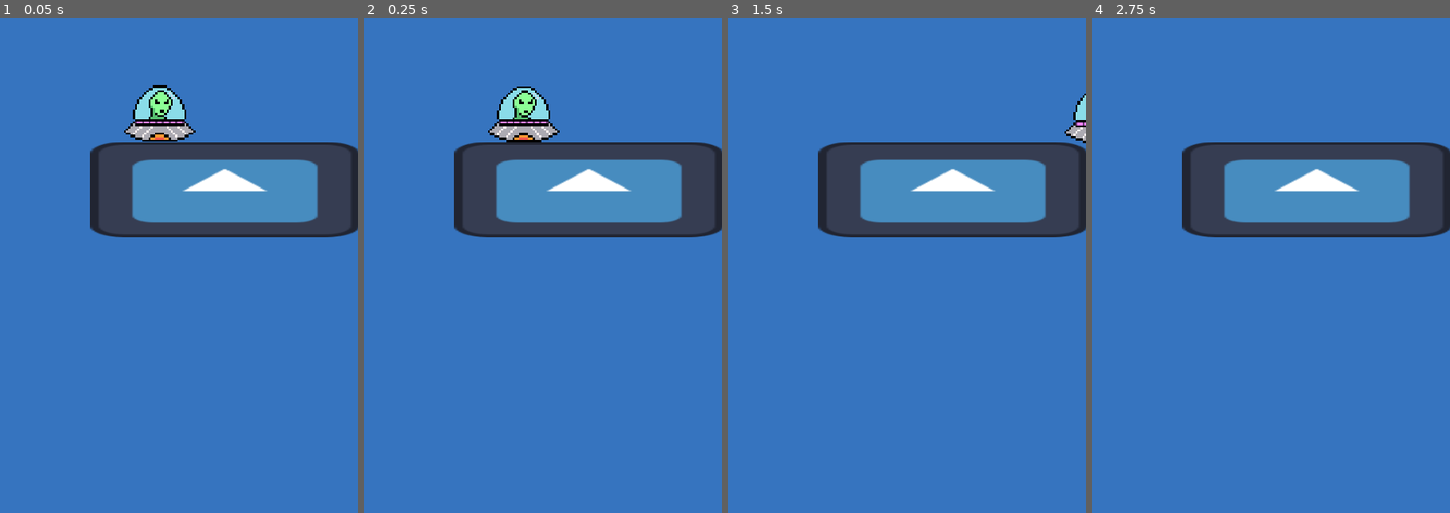
Above: before the commit, frames 1-4 (left to right).
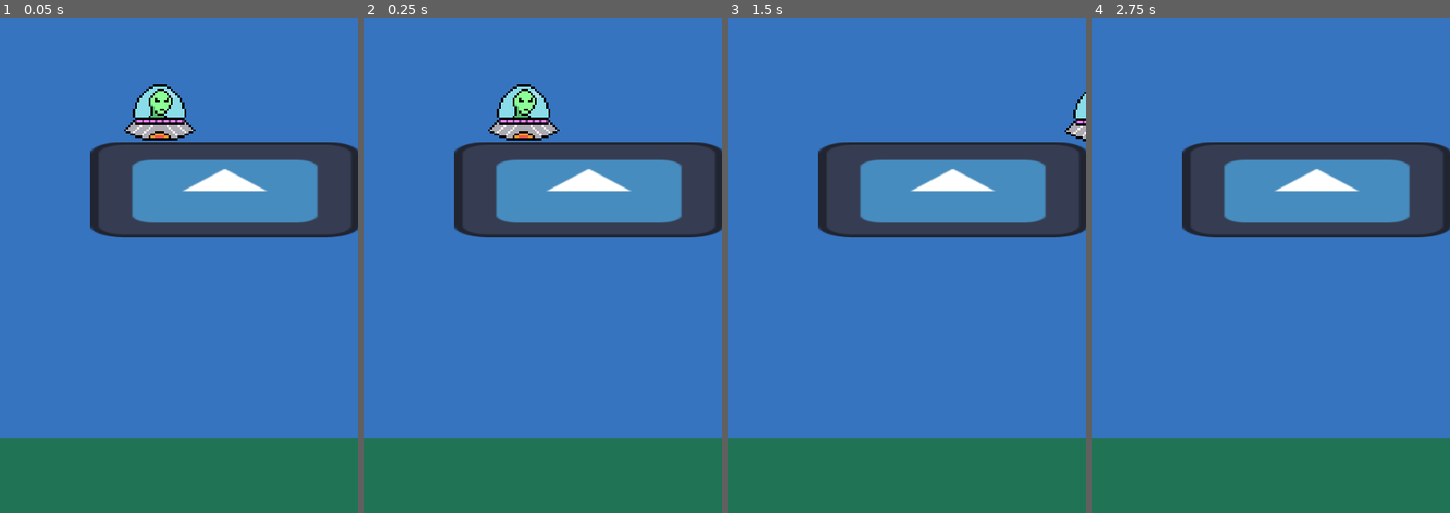
Above: after the commit, the same moments.

Repository: mcneiljv/bellas-day-out
Game: Godot game, scene res://player.tscn
Same seed, same stepped clock (60 frames per second), same inputs: the game is played once before the commit and once after it. The project has no main scene, so this scene is started directly. The engine's default icon, where the game draws it, is replaced by a stand-in: a white triangle on a blue panel in a dark square.
Inputs:
- Up to frame 1 (0.05 s): no input
- Up to frame 2 (0.25 s): no input
- Up to frame 3 (1.5 s): tap Enter (ui_accept) at 0.5, 0.77 s; hold Right (ui_right) from 0.53 s (still down)
- Up to frame 4 (2.75 s): tap Enter (ui_accept) at 1.52, 2 s; release Right (ui_right) at 2.03 s; hold Left (ui_left) from 2.03 s (still down)

The runs differ from the first frame. In frame 1, 16% of the frame differs, in the area x 0-100%, y 13-100%; in frame 2, 16%; in frame 3, 15%; in frame 4, 15%.

Commit message:
Add ground collision shape

Diff:
--- a/player.tscn
+++ b/player.tscn
@@ -4,9 +4,11 @@
 [ext_resource type="Script" uid="uid://8dtxus5p65t6" path="res://player.gd" id="1_i3pqv"]
 [ext_resource type="Texture2D" uid="uid://bqpyhh0rw2udr" path="res://icon.svg" id="3_i3pqv"]
 
-[sub_resource type="CapsuleShape2D" id="CapsuleShape2D_onrkg"]
-radius = 34.0
-height = 76.0
+[sub_resource type="RectangleShape2D" id="RectangleShape2D_i3pqv"]
+size = Vector2(480, 100)
+
+[sub_resource type="CircleShape2D" id="CircleShape2D_2hs0m"]
+radius = 39.012817
 
 [sub_resource type="RectangleShape2D" id="RectangleShape2D_hqtel"]
 size = Vector2(362, 127)
@@ -18,6 +20,18 @@
 offset_bottom = 854.0
 color = Color(0.21052775, 0.45612204, 0.74810255, 1)
 
+[node name="Ground" type="StaticBody2D" parent="." unique_id=1244440614]
+position = Vector2(0, 754)
+
+[node name="CollisionShape2D" type="CollisionShape2D" parent="Ground" unique_id=1848357316]
+position = Vector2(240, 50)
+shape = SubResource("RectangleShape2D_i3pqv")
+
+[node name="ColorRect" type="ColorRect" parent="Ground" unique_id=774145949]
+offset_right = 480.0
+offset_bottom = 100.0
+color = Color(0.1285418, 0.4515822, 0.339479, 1)
+
 [node name="Player" type="CharacterBody2D" parent="." unique_id=429487559]
 script = ExtResource("1_i3pqv")
 
@@ -28,16 +42,16 @@
 texture = ExtResource("1_4flbx")
 
 [node name="CollisionShape2D" type="CollisionShape2D" parent="Player" unique_id=735032906]
-position = Vector2(214, 318)
-shape = SubResource("CapsuleShape2D_onrkg")
+position = Vector2(214, 319)
+shape = SubResource("CircleShape2D_2hs0m")
 
-[node name="StaticBody2D" type="StaticBody2D" parent="." unique_id=1534698011]
+[node name="Godot Logo Platform" type="StaticBody2D" parent="." unique_id=1534698011]
 
-[node name="Sprite2D" type="Sprite2D" parent="StaticBody2D" unique_id=2048332652]
+[node name="Sprite2D" type="Sprite2D" parent="Godot Logo Platform" unique_id=2048332652]
 position = Vector2(301.5, 421)
 scale = Vector2(2.8203123, 1)
 texture = ExtResource("3_i3pqv")
 
-[node name="CollisionShape2D" type="CollisionShape2D" parent="StaticBody2D" unique_id=1361654540]
+[node name="CollisionShape2D" type="CollisionShape2D" parent="Godot Logo Platform" unique_id=1361654540]
 position = Vector2(300, 420.5)
 shape = SubResource("RectangleShape2D_hqtel")
